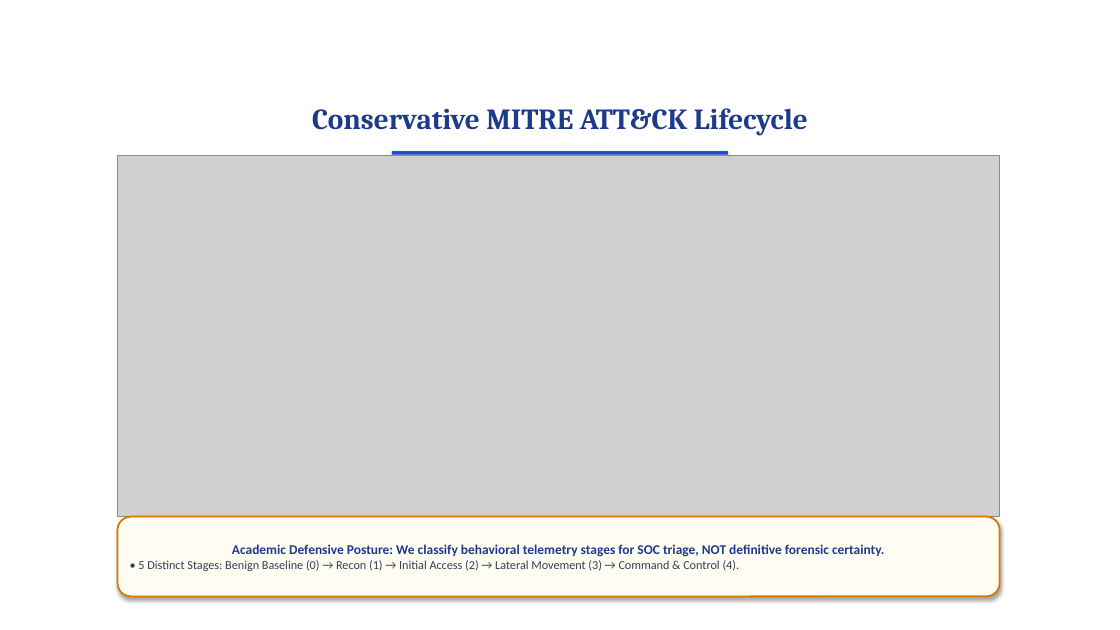
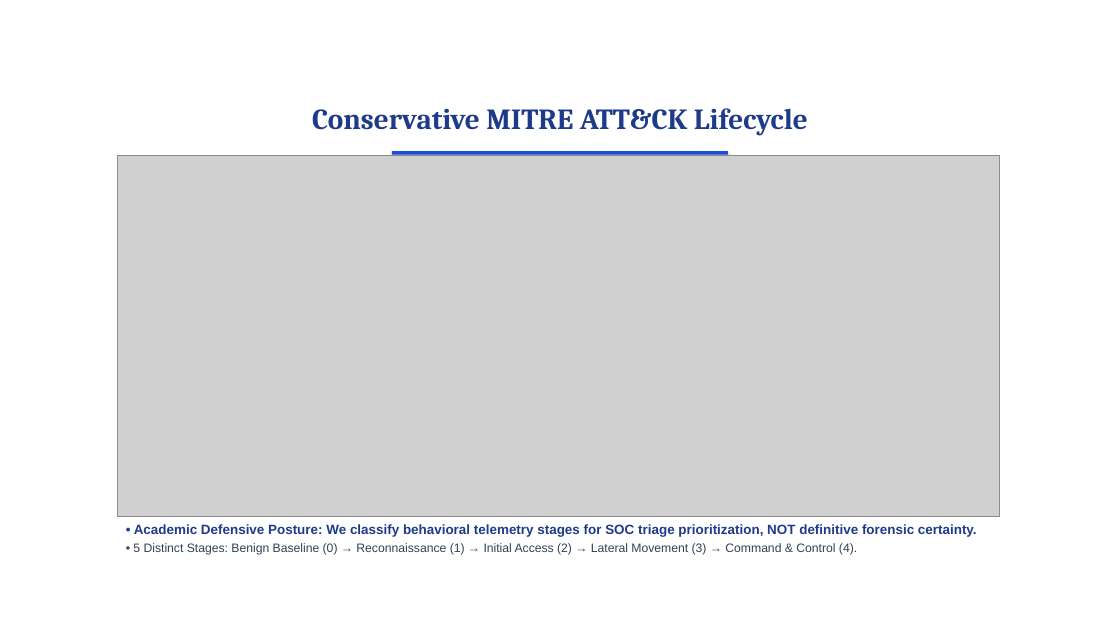
Before and after one commit to surajbuilds53/sentinel-x, a slide deck: slide 11 of Sentinel-X_Presentation.pptx. Drawn at 1120x630 pixels with LibreOffice and Linux fonts; fonts in the diff are those of the drawing; grey boxes stand for pictures; background and template pictures are left out. Boxes give left, top, right and bottom in pixels: in the first picture for what was removed or moved away, otherwise in the second. Text is boxed around its words. In the diff, an @@ line names an element or a change of style, - is before the commit and + after.

Commit message:
refactor(presentation): remove artificial callout boxes across all slides and replace with natural academic bullet text

```diff
--- a/Sentinel-X_Presentation.pptx
+++ b/Sentinel-X_Presentation.pptx
@@ text "• Academic Defensive Posture: We ...": place and size @@
-text "• Academic Defensive Posture: We ..." at [118,517,1000,597]
+text "• Academic Defensive Posture: We ..." at [133,524,977,555]
@@ text "• Academic Defensive Posture: We ..." at [133,524,977,555]: vertical alignment middle to top; fill #FFFCF2 to none; outline #D97706 1.5 pt to none; shadow off @@
@@ text at [133,524,977,555]: text changed; font Calibri to Arial @@
-Academic Defensive Posture: We classify behavioral telemetry stages for SOC triage, NOT definitive forensic certainty.
-• 5 Distinct Stages: Benign Baseline (0) → Recon (1) → Initial Access (2) → Lateral Movement (3) → Command & Control (4).
+• Academic Defensive Posture: We classify behavioral telemetry stages for SOC triage prioritization, NOT definitive forensic certainty.
+• 5 Distinct Stages: Benign Baseline (0) → Reconnaissance (1) → Initial Access (2) → Lateral Movement (3) → Command & Control (4).
```
Also in this commit, not shown: 14 other slides changed, 2 other files.
